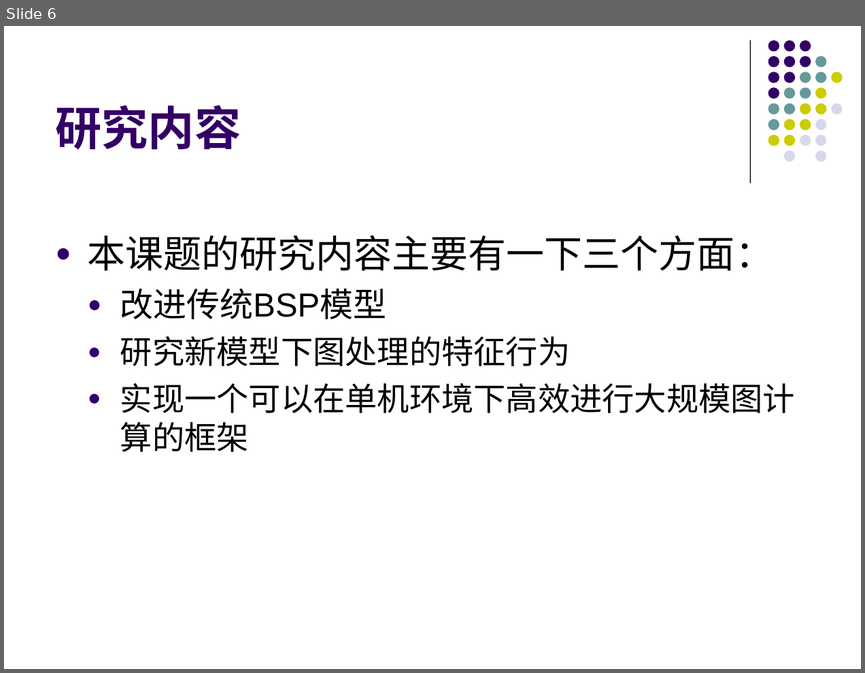
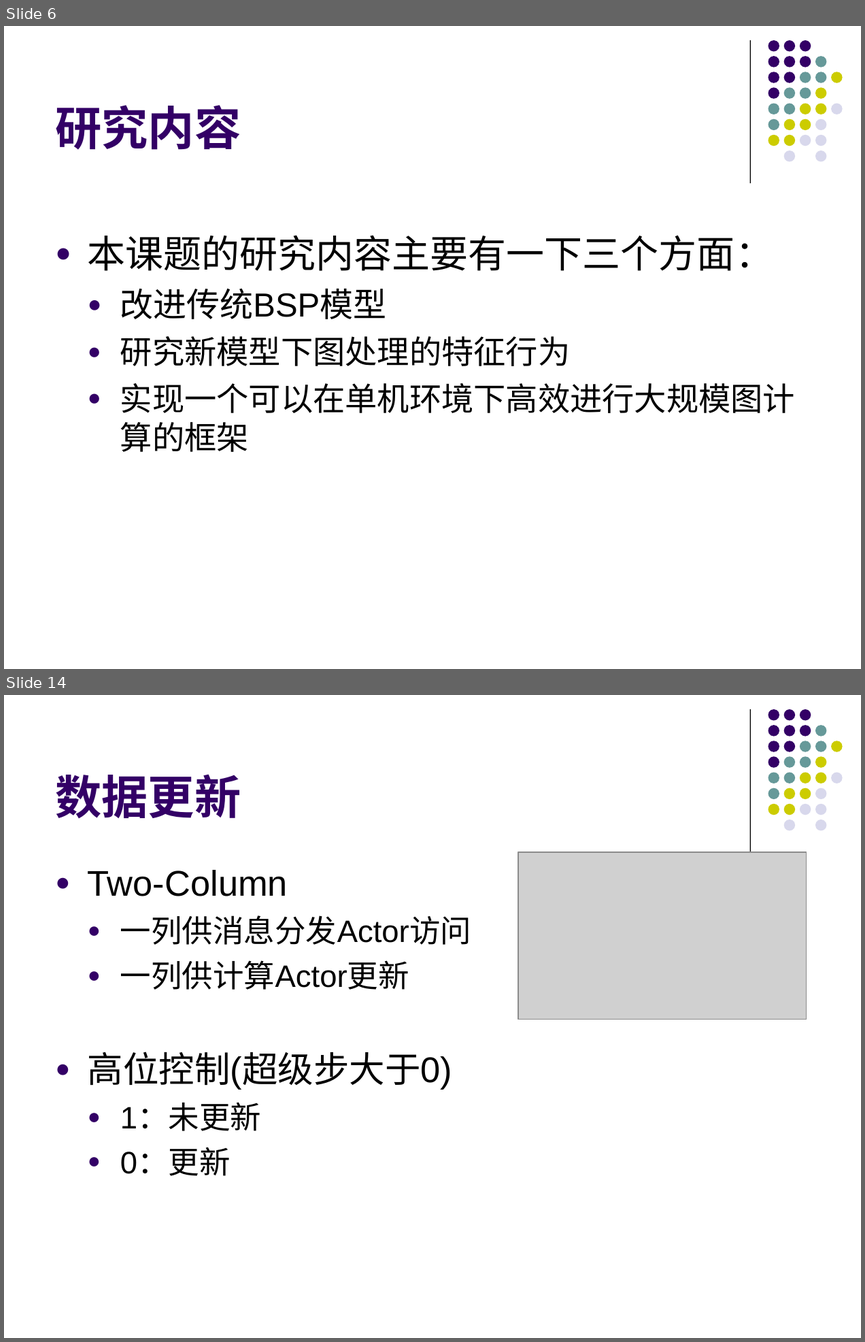
Before and after one commit to gitDangerSnake/dalunwen, a slide deck: graph.ppt. Shown one above the other, each under a label of ours: slide 6 before the commit, slides 6 and 14 after it; the slides between them are not shown. The pictures are 865x673 and 865x1342 pixels, drawn with LibreOffice and Linux fonts; fonts in the diff are those of the drawing; grey boxes stand for pictures. Boxes give left, top, right and bottom in pixels: in the first picture for what was removed or moved away, otherwise in the second. Text is boxed around its words. In the diff, an @@ line names an element or a change of style, - is before the commit and + after.

```diff
--- a/graph.ppt
+++ b/graph.ppt
@@ slide 14 added at <box>4,695,861,1338</box>, background #FFFFFF; not listed: 32 template elements that a slide beside it also shows @@
@@ title added at <box>55,774,241,818</box>, 39 pt, text #330066, bold @@
+数据更新
@@ picture added at <box>518,852,806,1019</box> @@
@@ text added at <box>88,870,471,1176</box>, 26 pt, text #000000 @@
+● Two-Column
+  ● 一列供消息分发Actor访问
+  ● 一列供计算Actor更新
+● 高位控制(超级步大于0)
+  ● 1：未更新
+  ● 0：更新
```
Also in this commit, not shown: 5 slides changed, 17 other slides added, 9 slides removed, 10 other files.
